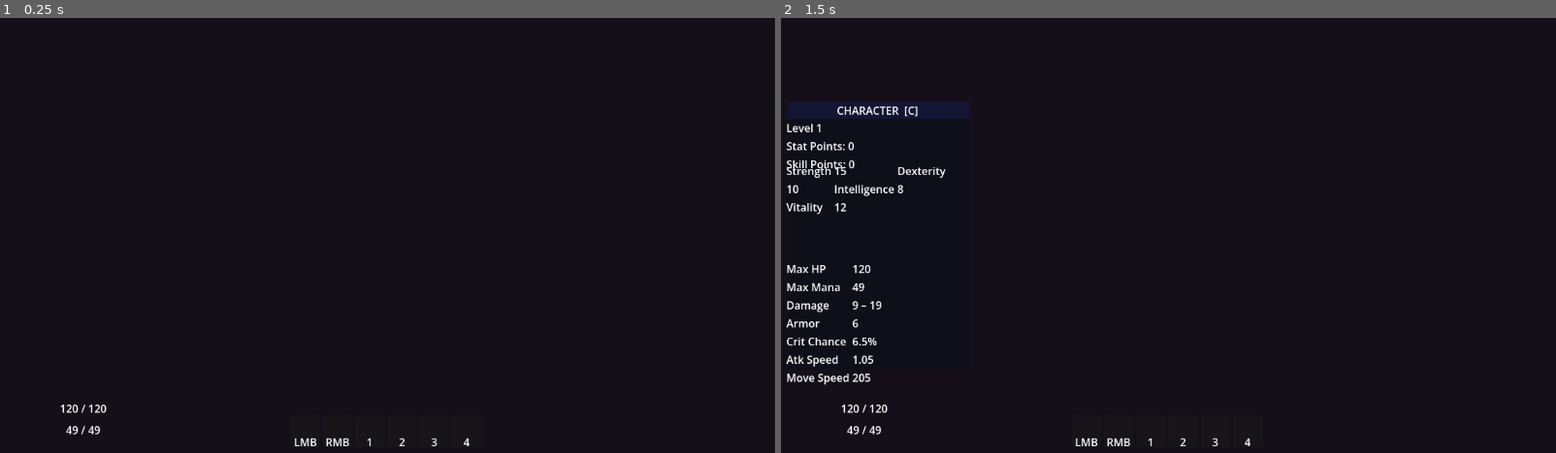
Above: before the commit, frames 1-2 (left to right).
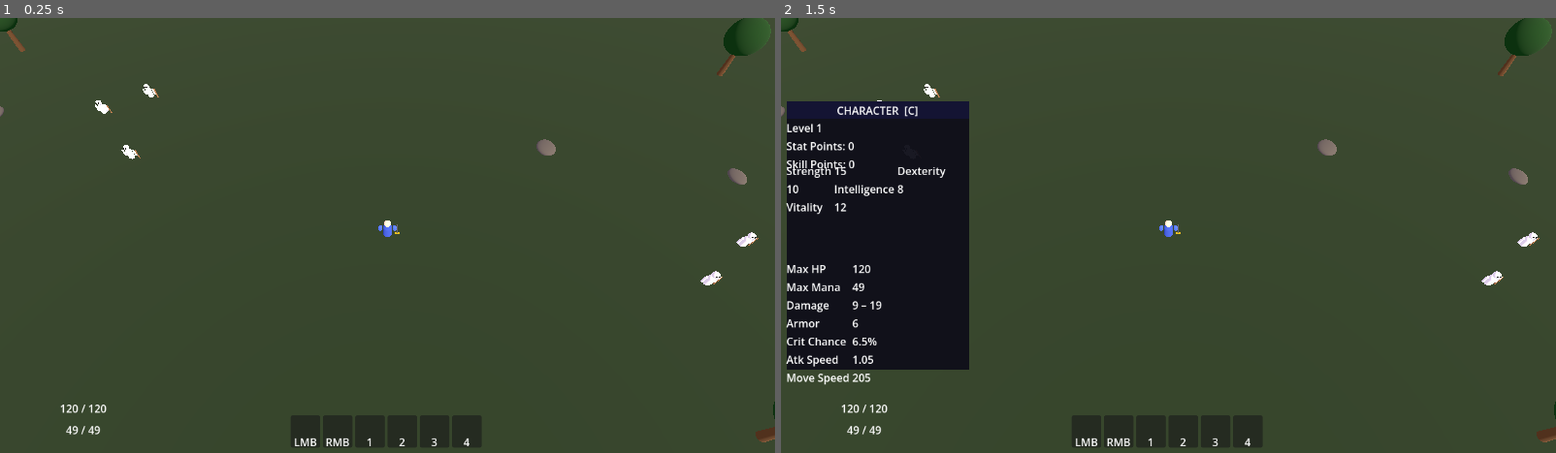
Above: after the commit, the same moments.

Repository: 8bLoN/AlphRPG
Game: Godot game, scene res://scenes/world/MainScene.tscn
Two runs of this game, one before a commit and one after it. Both use one fixed random seed, a clock stepped at 60 frames per second and the inputs below.
Inputs (mouse positions are in pixels of both pictures, inside the frame that each line leads up to):
- Up to frame 1 (0.25 s): no input
- Up to frame 2 (1.5 s): tap Enter at 0.5 s; move the mouse to (1339, 213) at 0.52 s; hold C (toggle_character) 0.53-1.25 s; click (1339, 213) at 0.67 s; tap Space at 1.25 s; drag from (1013, 257) to (1129, 322) at 1.27 s

The runs differ from the first frame. In frame 1, 98% of the frame differs, in the area x 0-100%, y 0-100%; in frame 2, 84%.

Commit message:
Fix camera direction: was pointing up at sky instead of down at scene
Rx(-54deg) correct tscn row-major form: (0,0.588,0.809, 0,-0.809,0.588)
gives look direction (0,-0.809,-0.588) = pointing down at scene origin.
Previous fix had signs swapped, making camera look UP at the background.

Also: brighter ambient (2.5 energy), no shadows on DirectionalLight, fog disabled.

Co-Authored-By: Claude Sonnet 4.6 <noreply@anthropic.com>

Diff:
--- a/scenes/characters/PlayerCharacter.tscn
+++ b/scenes/characters/PlayerCharacter.tscn
@@ -119,5 +119,6 @@
 [node name="AnimationPlayer" type="AnimationPlayer" parent="."]
 
 [node name="Camera3D" type="Camera3D" parent="."]
-transform = Transform3D(1, 0, 0, 0, 0.588, -0.809, 0, 0.809, 0.588, 0, 22, 16)
+transform = Transform3D(1, 0, 0, 0, 0.588, 0.809, 0, -0.809, 0.588, 0, 22, 16)
 fov = 55.0
+current = true
--- a/scenes/world/MainScene.tscn
+++ b/scenes/world/MainScene.tscn
@@ -22,11 +22,9 @@
 background_mode = 1
 background_color = Color(0.06, 0.05, 0.1, 1)
 ambient_light_source = 2
-ambient_light_color = Color(0.45, 0.40, 0.55, 1)
-ambient_light_energy = 1.5
-fog_enabled = true
-fog_light_color = Color(0.08, 0.06, 0.1, 1)
-fog_density = 0.004
+ambient_light_color = Color(0.7, 0.65, 0.8, 1)
+ambient_light_energy = 2.5
+fog_enabled = false
 
 [sub_resource type="PlaneMesh" id="PlaneMesh_floor"]
 size = Vector2(300, 300)
@@ -81,9 +79,9 @@
 
 [node name="Sun" type="DirectionalLight3D" parent="."]
 transform = Transform3D(0.866, -0.354, 0.354, 0, 0.707, 0.707, -0.5, -0.612, 0.612, 0, 40, 0)
-light_color = Color(0.9, 0.85, 0.75, 1)
-light_energy = 1.0
-shadow_enabled = true
+light_color = Color(1.0, 0.95, 0.85, 1)
+light_energy = 2.0
+shadow_enabled = false
 
 [node name="FillLight" type="OmniLight3D" parent="."]
 position = Vector3(0, 20, 0)
